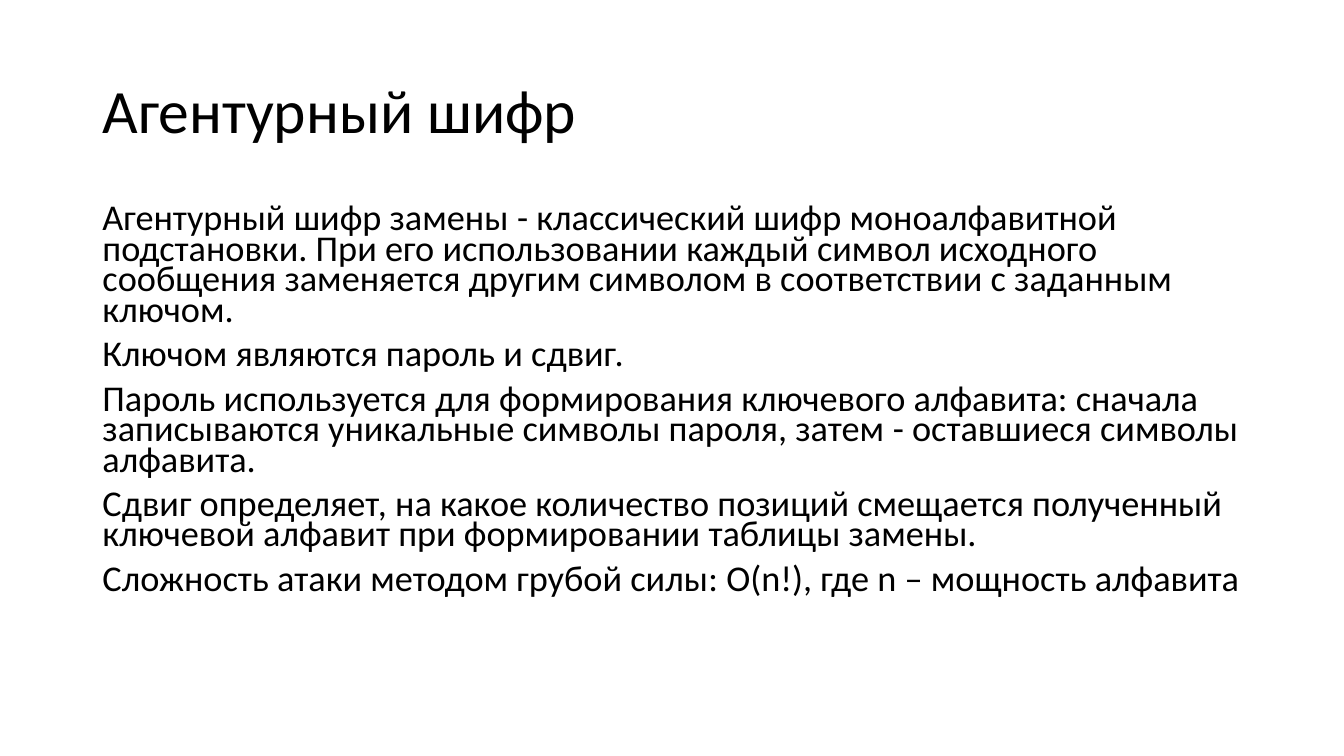
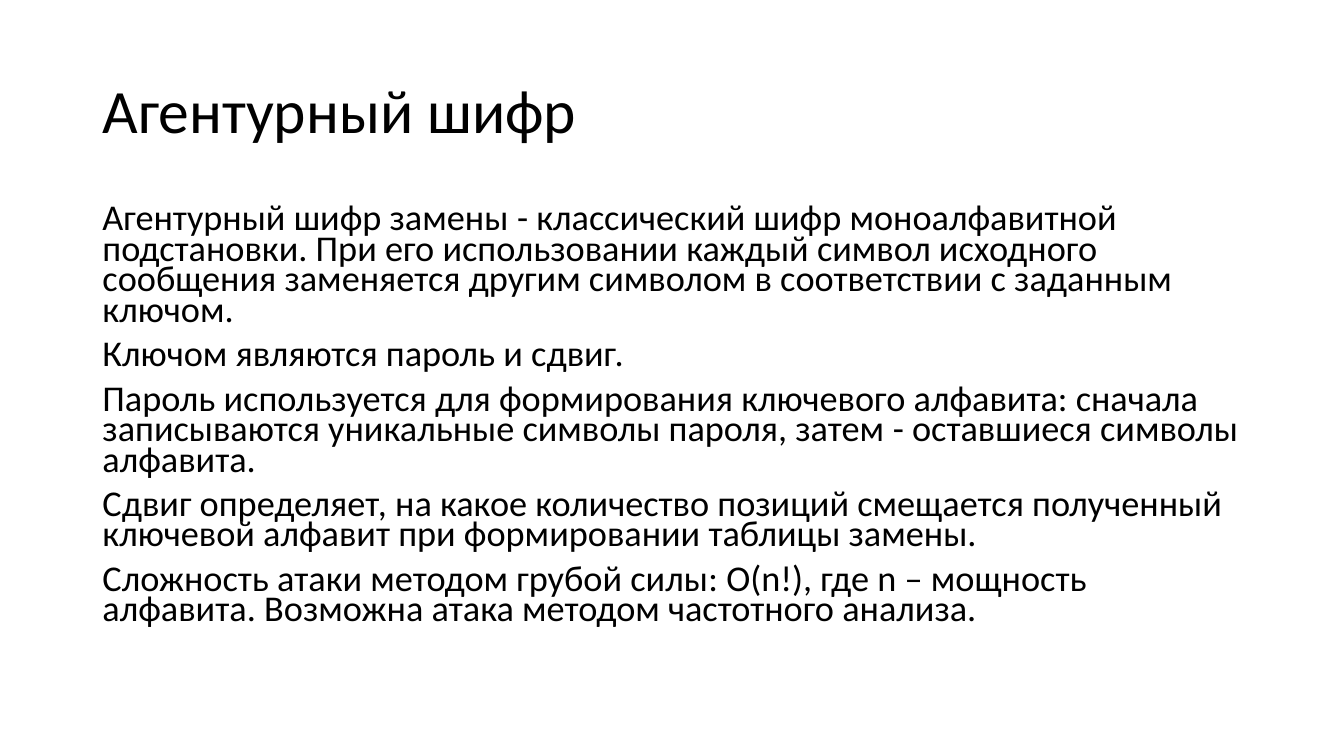
Before and after one commit to Danila-gi/Criptography, a slide deck: slide 9 of 3342ИвановДМЛаб1.pptx. Drawn at 1344x756 pixels with LibreOffice and Linux fonts; fonts in the diff are those of the drawing. Boxes give left, top, right and bottom in pixels: in the first picture for what was removed or moved away, otherwise in the second. Text is boxed around its words. In the diff, an @@ line names an element or a change of style, - is before the commit and + after.

```diff
--- a/3342ИвановДМЛаб1.pptx
+++ b/3342ИвановДМЛаб1.pptx
@@ text at <box>102,564,1087,627</box>: text changed @@
-Сложность атаки методом грубой силы: O(n!), где n – мощность алфавита
+Сложность атаки методом грубой силы: O(n!), где n – мощность алфавита. Возможна атака методом частотного анализа.
```
Also in this commit, not shown: 5 other slides changed.
